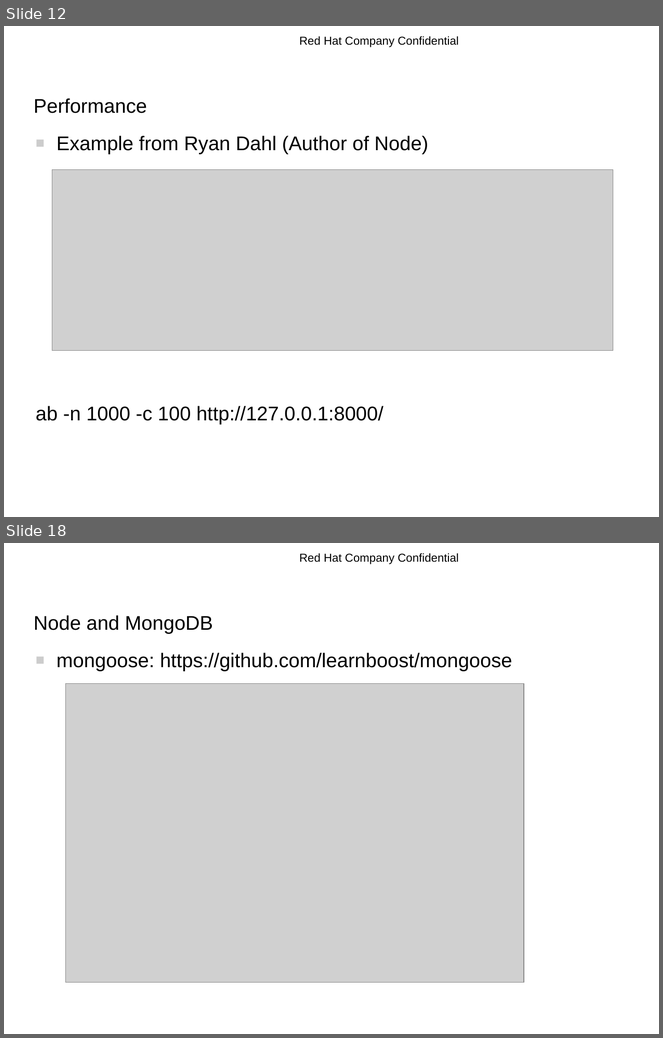
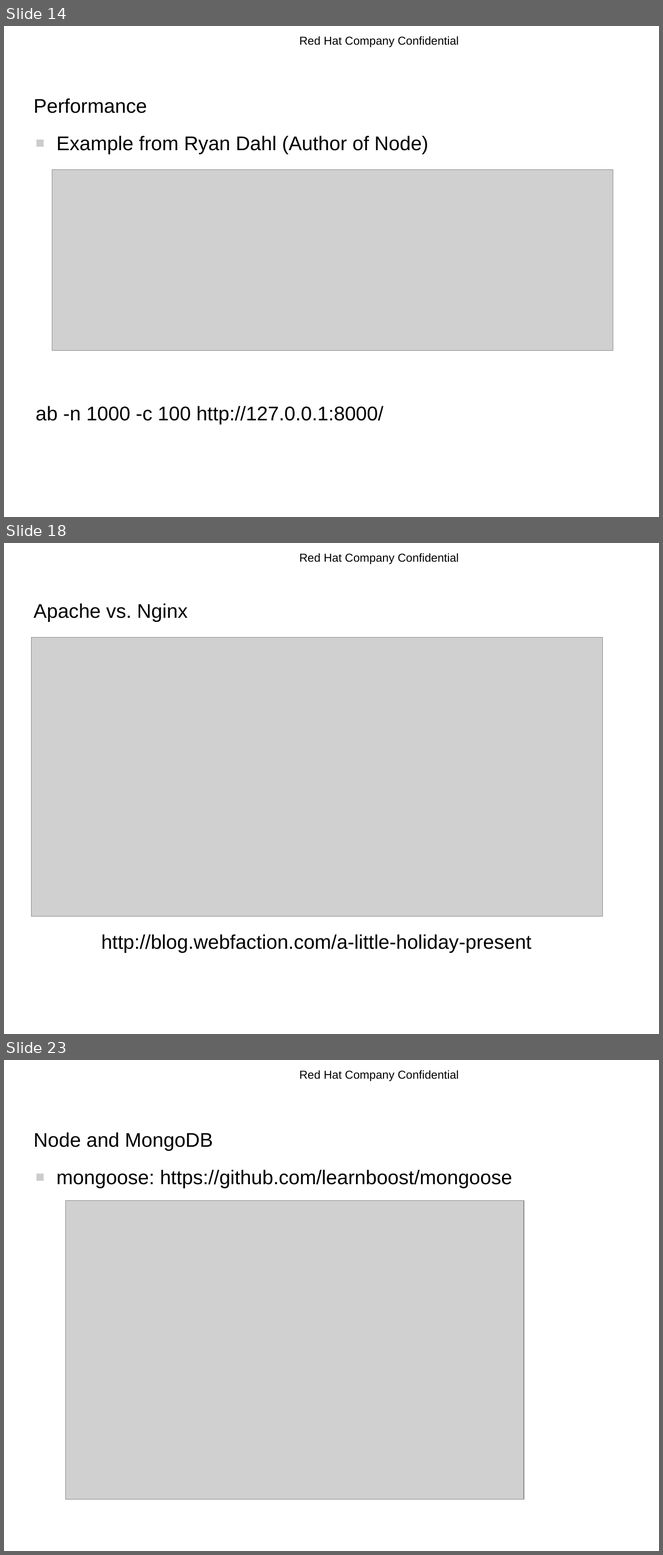
Before and after one commit to rhyw/node-trial, a slide deck: node-introduction.odp. Shown one above the other, each under a label of ours: slides 12 and 18 before the commit, slides 14, 18 and 23 after it; the slides between them are not shown. The pictures are 663x1038 and 663x1555 pixels, drawn with LibreOffice and Linux fonts; fonts in the diff are those of the drawing; grey boxes stand for pictures; background and template pictures are left out. Boxes give left, top, right and bottom in pixels: in the first picture for what was removed or moved away, otherwise in the second. Text is boxed around its words. In the diff, an @@ line names an element or a change of style, - is before the commit and + after.

```diff
--- a/node-introduction.odp
+++ b/node-introduction.odp
@@ slide 18 added at <box>4,543,659,1034</box>, background #FFFFFF; not listed: 1 template element that a slide beside it also shows @@
@@ title added at <box>34,603,188,622</box>, 24 pt, text #000000 @@
+Apache vs. Nginx
@@ picture added at <box>32,638,604,917</box> @@
@@ text added at <box>101,935,532,953</box>, 24 pt, text #000000 @@
+http://blog.webfaction.com/a-little-holiday-present
@@ what was slide 12 is now slide 14 @@
@@ what was slide 18 is now slide 23 @@
```
Also in this commit, not shown: 14 slides changed, 5 other slides added, 1 slide removed.
